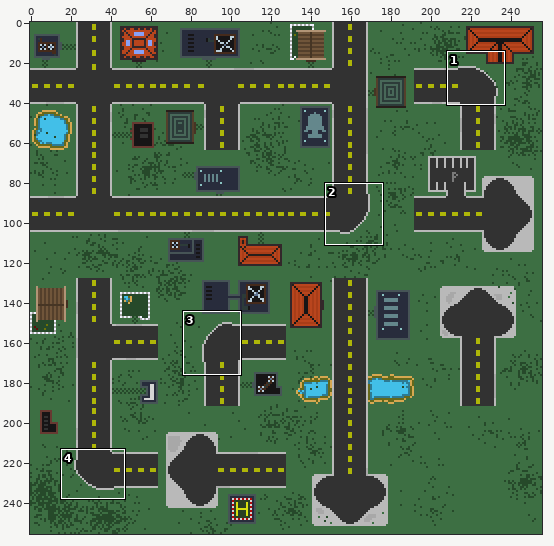
Sprite sheet -- Assets/TEST_ATLAS_TWO-export.png. Above, an overview of the earlier version with the close-up marked.
Close-up. First the earlier version:
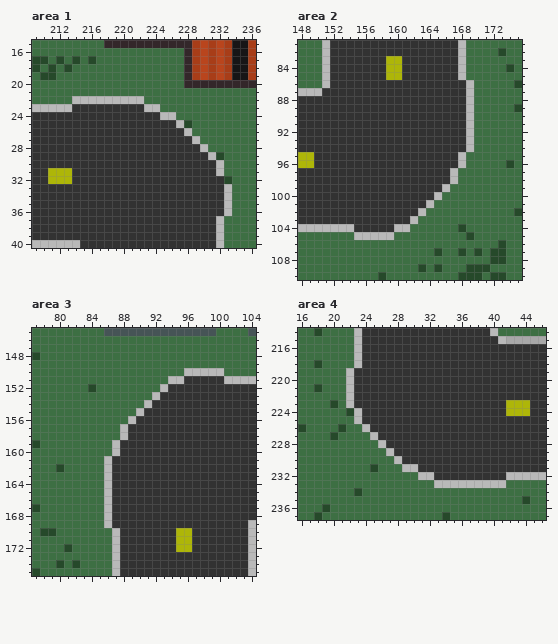
The file is 256x256 pixels. Colours within 5 levels of each other are drawn and written as one. Shown: area 1: x 209..236, y 15..40; area 2: x 148..175, y 81..110; area 3: x 77..104, y 145..175; area 4: x 16..46, y 214..237.
And afterwards:
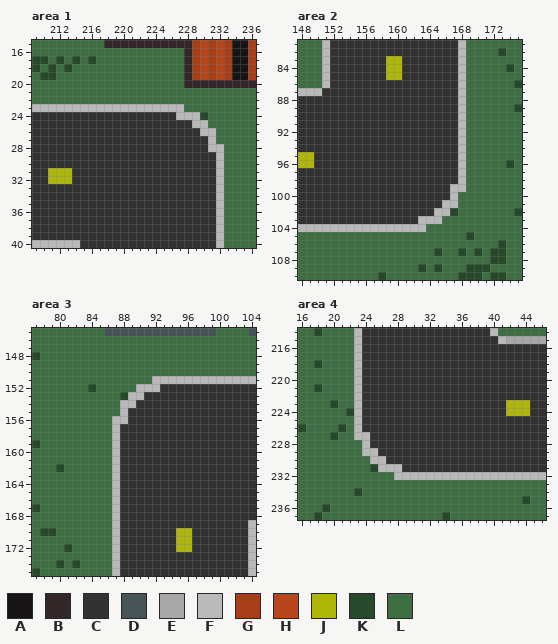
Palette (. is transparent): A #171516  B #33272a  C #323232  D #465456  E #a8a8a8  F #b9b9b9  G #a83d18  H #b9451d  J #aeb608  K #26492a  L #3d6f43
From old to new:
--- area 1
@@ x 209..236 @@
 21 LLLLLLLLLLLLLLLLLLLLLLLLLLLL
-22 LLLLLFFFFFFFFFLLLLLLLLLLLLLL
-23 FFFFFCCCCCCCCCFFLLLLLLLLLLLL
-24 CCCCCCCCCCCCCCCCFFLLLLLLLLLL
-25 CCCCCCCCCCCCCCCCCCFKLLLLLLLL
-26 CCCCCCCCCCCCCCCCCCCFLLLLLLLL
-27 CCCCCCCCCCCCCCCCCCCCFLLLLLLL
-28 CCCCCCCCCCCCCCCCCCCCCFLLLLLL
-29 CCCCCCCCCCCCCCCCCCCCCCFKLLLL
+22 LLLLLLLLLLLLLLLLLLLLLLLLLLLL
+23 FFFFFFFFFFFFFFFFFFFLLLLLLLLL
+24 CCCCCCCCCCCCCCCCCCFFFKLLLLLL
+25 CCCCCCCCCCCCCCCCCCCCFFLLLLLL
+26 CCCCCCCCCCCCCCCCCCCCCFFLLLLL
+27 CCCCCCCCCCCCCCCCCCCCCCFLLLLL
+28 CCCCCCCCCCCCCCCCCCCCCCFFLLLL
+29 CCCCCCCCCCCCCCCCCCCCCCCFLLLL
 30 CCCCCCCCCCCCCCCCCCCCCCCFLLLL
 31 CCJJJCCCCCCCCCCCCCCCCCCFLLLL
-32 CCJJJCCCCCCCCCCCCCCCCCCCKLLL
-33 CCCCCCCCCCCCCCCCCCCCCCCCFLLL
-34 CCCCCCCCCCCCCCCCCCCCCCCCFLLL
-35 CCCCCCCCCCCCCCCCCCCCCCCCFLLL
-36 CCCCCCCCCCCCCCCCCCCCCCCCFLLL
+32 CCJJJCCCCCCCCCCCCCCCCCCFLLLL
+33 CCCCCCCCCCCCCCCCCCCCCCCFLLLL
+34 CCCCCCCCCCCCCCCCCCCCCCCFLLLL
+35 CCCCCCCCCCCCCCCCCCCCCCCFLLLL
+36 CCCCCCCCCCCCCCCCCCCCCCCFLLLL
 37 CCCCCCCCCCCCCCCCCCCCCCCFLLLL
--- area 2
@@ x 153..171 @@
  85 CCCCCCJJCCCCCCCFLLL
- 86 CCCCCCCCCCCCCCCCFLL
- 87 CCCCCCCCCCCCCCCCFLL
- 88 CCCCCCCCCCCCCCCCFLL
- 89 CCCCCCCCCCCCCCCCFLL
- 90 CCCCCCCCCCCCCCCCFLL
- 91 CCCCCCCCCCCCCCCCFLL
- 92 CCCCCCCCCCCCCCCCFLL
- 93 CCCCCCCCCCCCCCCCFLL
- 94 CCCCCCCCCCCCCCCCFLL
+ 86 CCCCCCCCCCCCCCCFLLL
+ 87 CCCCCCCCCCCCCCCFLLL
+ 88 CCCCCCCCCCCCCCCFLLL
+ 89 CCCCCCCCCCCCCCCFLLL
+ 90 CCCCCCCCCCCCCCCFLLL
+ 91 CCCCCCCCCCCCCCCFLLL
+ 92 CCCCCCCCCCCCCCCFLLL
+ 93 CCCCCCCCCCCCCCCFLLL
+ 94 CCCCCCCCCCCCCCCFLLL
  95 CCCCCCCCCCCCCCCFLLL
  96 CCCCCCCCCCCCCCCFLLL
- 97 CCCCCCCCCCCCCCFLLLL
- 98 CCCCCCCCCCCCCCFLLLL
- 99 CCCCCCCCCCCCCFLLLLL
-100 CCCCCCCCCCCCFLLLLLL
-101 CCCCCCCCCCCFLLLLLLL
-102 CCCCCCCCCCFLLLLLLLL
-103 CCCCCCCCCFLLLLLLLLL
-104 FFCCCCCFFLLLLLLKLLL
-105 LLFFFFFLLLLLLLLLKLL
+ 97 CCCCCCCCCCCCCCCFLLL
+ 98 CCCCCCCCCCCCCCCFLLL
+ 99 CCCCCCCCCCCCCCFFLLL
+100 CCCCCCCCCCCCCCFLLLL
+101 CCCCCCCCCCCCCFFLLLL
+102 CCCCCCCCCCCCFFKLLLL
+103 CCCCCCCCCCFFFLLLLLL
+104 FFFFFFFFFFFLLLLLLLL
+105 LLLLLLLLLLLLLLLLKLL
 106 LLLLLLLLLLLLLLLLLLL
--- area 3
@@ x 84..102 @@
 149 LLLLLLLLLLLLLLLLLLL
-150 LLLLLLLLLLLLFFFFFLL
-151 LLLLLLLLLLFFCCCCCFF
-152 KLLLLLLLLFCCCCCCCCC
-153 LLLLLLLLFCCCCCCCCCC
-154 LLLLLLLFCCCCCCCCCCC
-155 LLLLLLFCCCCCCCCCCCC
-156 LLLLLFCCCCCCCCCCCCC
-157 LLLLFCCCCCCCCCCCCCC
-158 LLLLFCCCCCCCCCCCCCC
+150 LLLLLLLLLLLLLLLLLLL
+151 LLLLLLLLFFFFFFFFFFF
+152 KLLLLLFFFCCCCCCCCCC
+153 LLLLKFFCCCCCCCCCCCC
+154 LLLLFFCCCCCCCCCCCCC
+155 LLLLFCCCCCCCCCCCCCC
+156 LLLFFCCCCCCCCCCCCCC
+157 LLLFCCCCCCCCCCCCCCC
+158 LLLFCCCCCCCCCCCCCCC
 159 LLLFCCCCCCCCCCCCCCC
 160 LLLFCCCCCCCCCCCCCCC
-161 LLFCCCCCCCCCCCCCCCC
-162 LLFCCCCCCCCCCCCCCCC
-163 LLFCCCCCCCCCCCCCCCC
-164 LLFCCCCCCCCCCCCCCCC
-165 LLFCCCCCCCCCCCCCCCC
-166 LLFCCCCCCCCCCCCCCCC
-167 LLFCCCCCCCCCCCCCCCC
-168 LLFCCCCCCCCCCCCCCCC
-169 LLFCCCCCCCCCCCCCCCC
+161 LLLFCCCCCCCCCCCCCCC
+162 LLLFCCCCCCCCCCCCCCC
+163 LLLFCCCCCCCCCCCCCCC
+164 LLLFCCCCCCCCCCCCCCC
+165 LLLFCCCCCCCCCCCCCCC
+166 LLLFCCCCCCCCCCCCCCC
+167 LLLFCCCCCCCCCCCCCCC
+168 LLLFCCCCCCCCCCCCCCC
+169 LLLFCCCCCCCCCCCCCCC
 170 LLLFCCCCCCCJJCCCCCC
--- area 4
@@ x 16..46 @@
 218 LLKLLLLFCCCCCCCCCCCCCCCCCCCCCCC
-219 LLLLLLFCCCCCCCCCCCCCCCCCCCCCCCC
-220 LLLLLLFCCCCCCCCCCCCCCCCCCCCCCCC
-221 LLKLLLFCCCCCCCCCCCCCCCCCCCCCCCC
-222 LLLLLLFCCCCCCCCCCCCCCCCCCCCCCCC
-223 LLLLKLFCCCCCCCCCCCCCCCCCCCJJJCC
+219 LLLLLLLFCCCCCCCCCCCCCCCCCCCCCCC
+220 LLLLLLLFCCCCCCCCCCCCCCCCCCCCCCC
+221 LLKLLLLFCCCCCCCCCCCCCCCCCCCCCCC
+222 LLLLLLLFCCCCCCCCCCCCCCCCCCCCCCC
+223 LLLLKLLFCCCCCCCCCCCCCCCCCCJJJCC
 224 LLLLLLKFCCCCCCCCCCCCCCCCCCJJJCC
 225 LLLLLLLFCCCCCCCCCCCCCCCCCCCCCCC
-226 KLLLLKLLFCCCCCCCCCCCCCCCCCCCCCC
-227 LLLLKLLLLFCCCCCCCCCCCCCCCCCCCCC
-228 LLLLLLLLLLFCCCCCCCCCCCCCCCCCCCC
-229 LLLLLLLLLLLFCCCCCCCCCCCCCCCCCCC
-230 LLLLLLLLLLLLFCCCCCCCCCCCCCCCCCC
-231 LLLLLLLLLKLLLFFCCCCCCCCCCCCCCCC
-232 LLLLLLLLLLLLLLLFFCCCCCCCCCFFFFF
-233 LLLLLLLLLLLLLLLLLFFFFFFFFFLLLLL
+226 KLLLLKLFCCCCCCCCCCCCCCCCCCCCCCC
+227 LLLLKLLFFCCCCCCCCCCCCCCCCCCCCCC
+228 LLLLLLLLFCCCCCCCCCCCCCCCCCCCCCC
+229 LLLLLLLLFFCCCCCCCCCCCCCCCCCCCCC
+230 LLLLLLLLLFFCCCCCCCCCCCCCCCCCCCC
+231 LLLLLLLLLKFFFCCCCCCCCCCCCCCCCCC
+232 LLLLLLLLLLLLFFFFFFFFFFFFFFFFFFF
+233 LLLLLLLLLLLLLLLLLLLLLLLLLLLLLLL
 234 LLLLLLLKLLLLLLLLLLLLLLLLLLLLLLL
Where, in picture pixels (left, top, right, bottom), the same in both close-ups:
changed: (72, 96, 232, 216)
changed: (354, 80, 474, 240)
changed: (104, 368, 224, 528)
changed: (346, 368, 506, 488)
